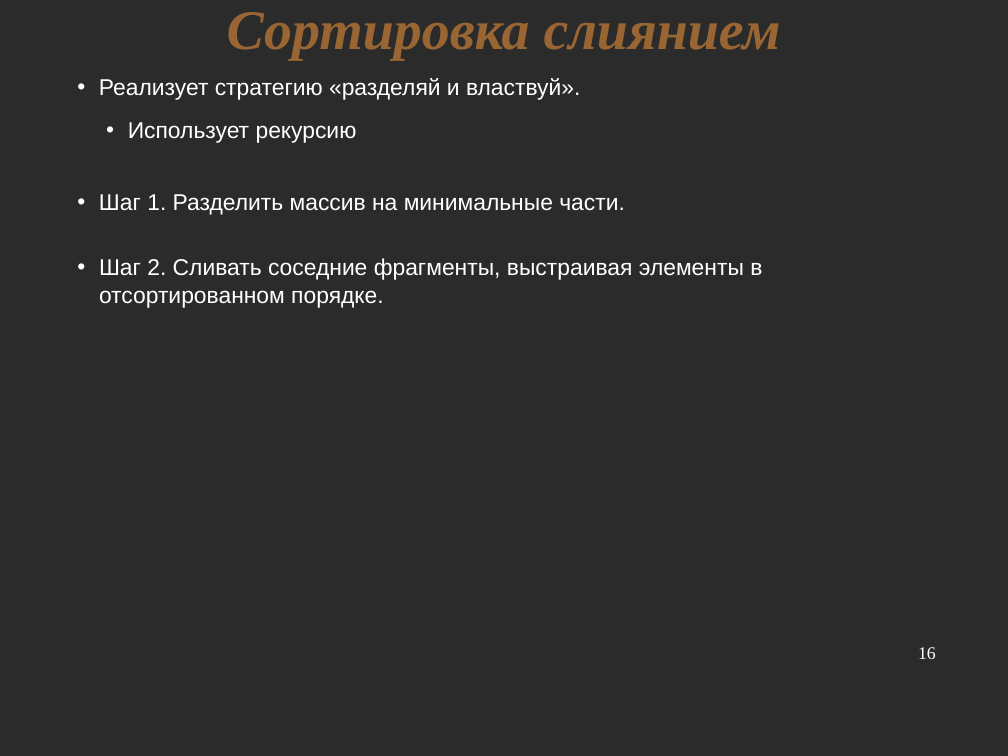
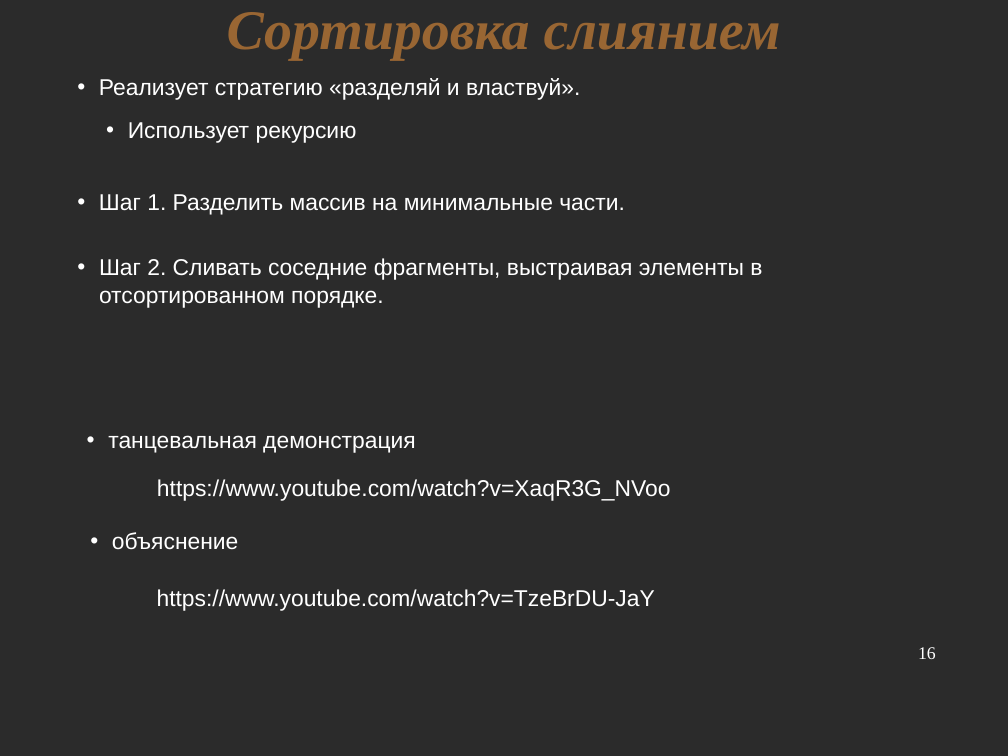
Before and after one commit to nkrot/rufsl, a slide deck: slide 16 of lectures/sorting.odp. Drawn at 1008x756 pixels with LibreOffice and Linux fonts; fonts in the diff are those of the drawing; background and template pictures are left out; a plain dark background stands for a picture behind light text. Boxes give left, top, right and bottom in pixels: in the first picture for what was removed or moved away, otherwise in the second. Text is boxed around its words. In the diff, an @@ line names an element or a change of style, - is before the commit and + after.

```diff
--- a/lectures/sorting.odp
+++ b/lectures/sorting.odp
@@ text added at bbox=[108, 435, 416, 453], 18 pt, text #FFFFFF @@
+• танцевальная демонстрация
@@ text added at bbox=[157, 479, 671, 501], 18 pt, text #FFFFFF @@
+https://www.youtube.com/watch?v=XaqR3G_NVoo
@@ text added at bbox=[112, 532, 238, 550], 18 pt, text #FFFFFF @@
+• объяснение
@@ text added at bbox=[157, 589, 655, 611], 18 pt, text #FFFFFF @@
+https://www.youtube.com/watch?v=TzeBrDU-JaY
```
Also in this commit, not shown: 1 other slide changed, 2 other files.
